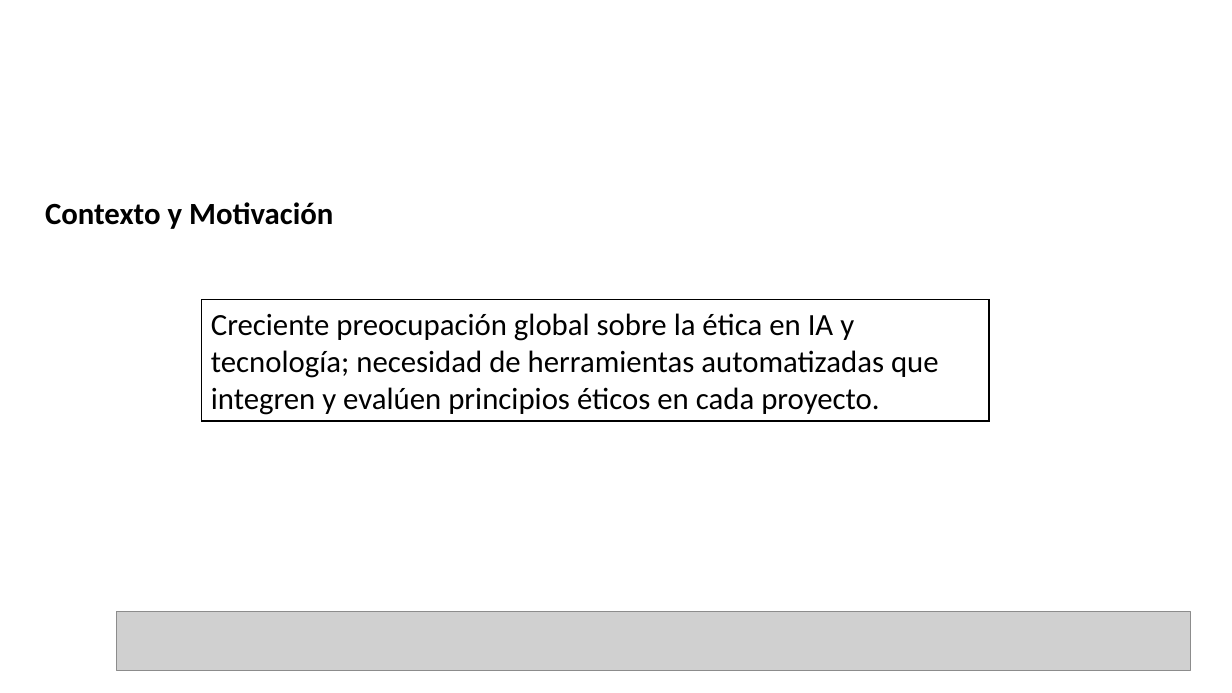
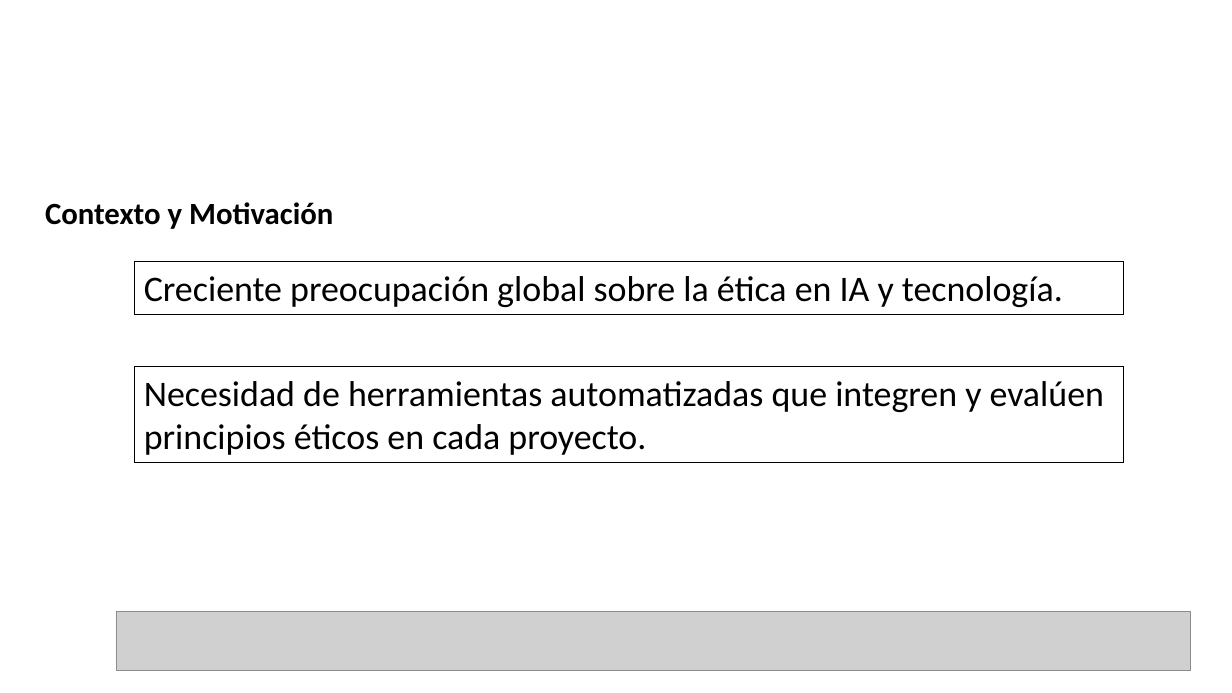
Before and after one commit to JCVLionHearth/datasciencecoursera, a slide deck: slide 6 of presentación simposio.pptx. Drawn at 1232x693 pixels with LibreOffice and Linux fonts; fonts in the diff are those of the drawing; grey boxes stand for pictures; background and template pictures are left out. Boxes give left, top, right and bottom in pixels: in the first picture for what was removed or moved away, otherwise in the second. Text is boxed around its words. In the diff, an @@ line names an element or a change of style, - is before the commit and + after.

```diff
--- a/presentación simposio.pptx
+++ b/presentación simposio.pptx
@@ rectangle added at bbox=[135, 262, 1124, 314], fill #FFFFFF, outline #000000 1 pt, 28 pt, text #000000 @@
+Creciente preocupación global sobre la ética en IA y tecnología.
@@ rectangle "Necesidad de herramientas automatizadas que ...": place and size @@
-rectangle "Necesidad de herramientas automatizadas que ..." at bbox=[201, 300, 989, 421]
+rectangle "Necesidad de herramientas automatizadas que ..." at bbox=[135, 367, 1124, 463]
@@ text in rectangle at bbox=[144, 381, 1104, 455]: text changed; size 24 to 28 pt @@
-Creciente preocupación global sobre la ética en IA y tecnología; necesidad de herramientas automatizadas que integren y evalúen principios éticos en cada proyecto.
+Necesidad de herramientas automatizadas que integren y evalúen principios éticos en cada proyecto.
```
Also in this commit, not shown: 8 other slides changed, 2 slides added, 1 slide removed.
